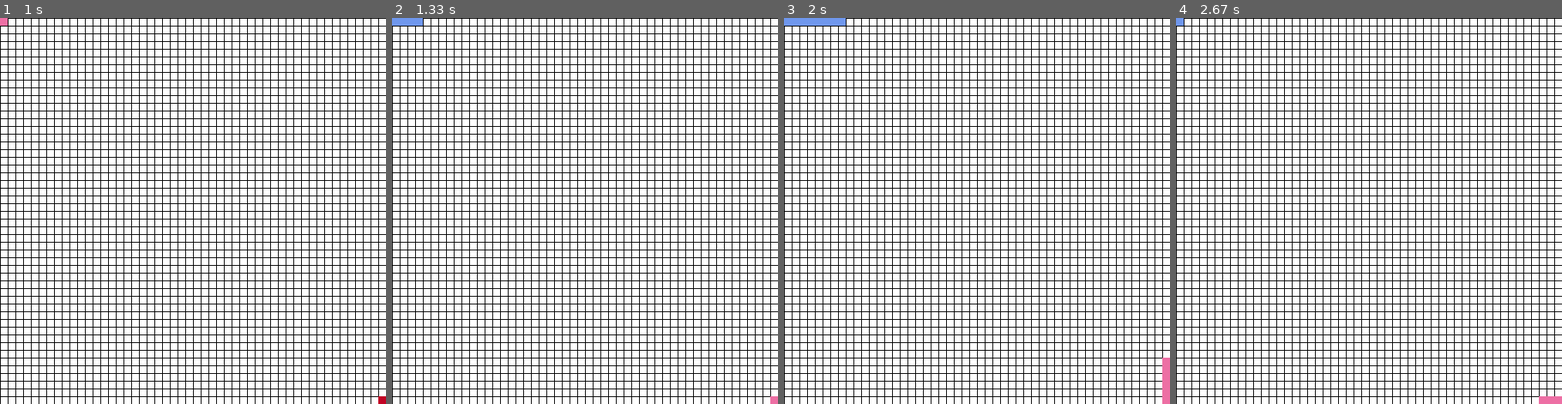
Above: before the commit, frames 1-4 (left to right).
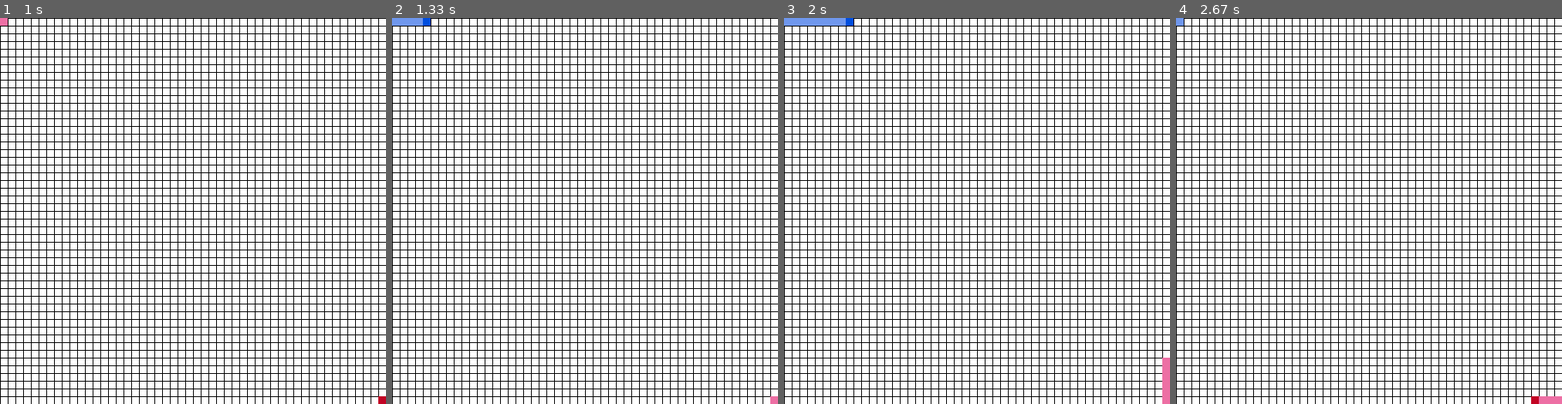
Above: after the commit, the same moments.

Repository: cantrick/Pygame-Tron
Game: pygame game, started from gameMenu.py
Same seed, same stepped clock (60 frames per second), same inputs: the game is played once before the commit and once after it.
Inputs:
- Up to frame 1 (1 s): tap A at 0.33 s; tap R at 0.67 s
- Up to frame 2 (1.33 s): hold Right from 1.03 s (still down); hold D from 1.03 s (still down)
- Up to frame 3 (2 s): release Right at 1.5 s; release D at 1.5 s; hold Up 1.53-1.83 s; hold W 1.53-1.83 s; hold Right from 1.87 s (still down); hold D from 1.87 s (still down)
- Up to frame 4 (2.67 s): release Right at 2.33 s; release D at 2.33 s; hold Left from 2.37 s (still down); hold A from 2.37 s (still down)

Frame 1 is identical in both runs. In frame 2, less than 0.1% of the frame differs, in the area x 8-10%, y 0-2%; in frame 3, less than 0.1%; in frame 4, less than 0.1%.

Commit message:
Fixed "ghost block" bug, removed some unneeded code
The "ghost block" bug has been fixed, now the player resets properly
when the board does! I also removed a couple lines of code that I had
commented out anyway.

Diff:
--- a/tronMain.py
+++ b/tronMain.py
@@ -49,14 +49,12 @@
     for block in block_list:
         block_list.remove(block)
 
-    player1 = Player(BLUE, 10, 10)
     all_sprites_list.add(player1)
     player1.rect.x, player1.rect.y = lbound, ubound
     p1Trail = Player(BLUE2, 10, 10)
     block_list.add(p1Trail)
     all_sprites_list.add(p1Trail)
 
-    player2 = Player(RED, 10, 10)
     all_sprites_list.add(player2)
     player2.rect.x, player2.rect.y = rbound, dbound
     p2Trail = Player(RED2, 10, 10)
@@ -74,7 +72,6 @@
 
 
 def drawGame():
-
     # Draw game board grid
     for y_offset in range(0, 500, 10):
         pygame.draw.line(screen, BLACK, [0, 0 + y_offset], [500, 0 + y_offset])
@@ -84,7 +81,6 @@
 def createTrailP1(px, py):
     p1Trail = Player(BLUE2, 10, 10)
     p1Trail.rect.x, p1Trail.rect.y = px, py
-    #print("PTX:", p1Trail.rect.x, "PTY:", p1Trail.rect.y)
     all_sprites_list.add(p1Trail)
     block_list.add(p1Trail)
 
@@ -128,7 +124,7 @@
 def player1Controller(inputMap, score1):
         # For human input, keep moving after button is pressed
     if inputMap[0]:
-            # Check if the player is out of bounds
+        # Check if the player is out of bounds
         checkBounds()
         # move player left
         player1.rect.x -= 10
@@ -142,7 +138,6 @@
             if block.rect.x == player1.rect.x:
                 # move the player back right
                 score1 += 1
-                player1.rect.x += 10
                 (inputMap, inputMap, player2.rect.x, player2.rect.y,
                  player1.rect.x, player1.rect.y) = resetBoard()
 
@@ -155,7 +150,6 @@
         for block in blocks_hit_list:
             if block.rect.x == player1.rect.x:
                 score1 += 1
-                player1.rect.x -= 10
                 (inputMap, inputMap, player2.rect.x, player2.rect.y,
                  player1.rect.x, player1.rect.y) = resetBoard()
 
@@ -168,7 +162,6 @@
         for block in blocks_hit_list:
             if block.rect.y == player1.rect.y:
                 score1 += 1
-                player1.rect.y += 10
                 (inputMap, inputMap, player2.rect.x, player2.rect.y,
                  player1.rect.x, player1.rect.y) = resetBoard()
 
@@ -181,7 +174,6 @@
         for block in blocks_hit_list:
             if block.rect.y == player1.rect.y:
                 score1 += 1
-                player1.rect.y -= 10
                 (inputMap, inputMap, player2.rect.x, player2.rect.y,
                  player1.rect.x, player1.rect.y) = resetBoard()
 
@@ -191,7 +183,7 @@
 def player2Controller(inputMap, score1):
         # For human input, keep moving after button is pressed
     if inputMap[0]:
-            # Check if the player is out of bounds
+        # Check if the player is out of bounds
         checkBounds()
         # move player left
         player2.rect.x -= 10
@@ -205,7 +197,6 @@
             if block.rect.x == player2.rect.x:
                 # move the player back right
                 score1 += 1
-                player2.rect.x += 10
                 (inputMap, inputMap, player2.rect.x, player2.rect.y,
                  player1.rect.x, player1.rect.y) = resetBoard()
 
@@ -218,7 +209,6 @@
         for block in blocks_hit_list:
             if block.rect.x == player2.rect.x:
                 score1 += 1
-                player2.rect.x -= 10
                 (inputMap, inputMap, player2.rect.x, player2.rect.y,
                  player1.rect.x, player1.rect.y) = resetBoard()
 
@@ -231,7 +221,6 @@
         for block in blocks_hit_list:
             if block.rect.y == player2.rect.y:
                 score1 += 1
-                player2.rect.y += 10
                 (inputMap, inputMap, player2.rect.x, player2.rect.y,
                  player1.rect.x, player1.rect.y) = resetBoard()
 
@@ -244,7 +233,6 @@
         for block in blocks_hit_list:
             if block.rect.y == player2.rect.y:
                 score1 += 1
-                player2.rect.y -= 10
                 (inputMap, inputMap, player2.rect.x, player2.rect.y,
                  player1.rect.x, player1.rect.y) = resetBoard()
 
